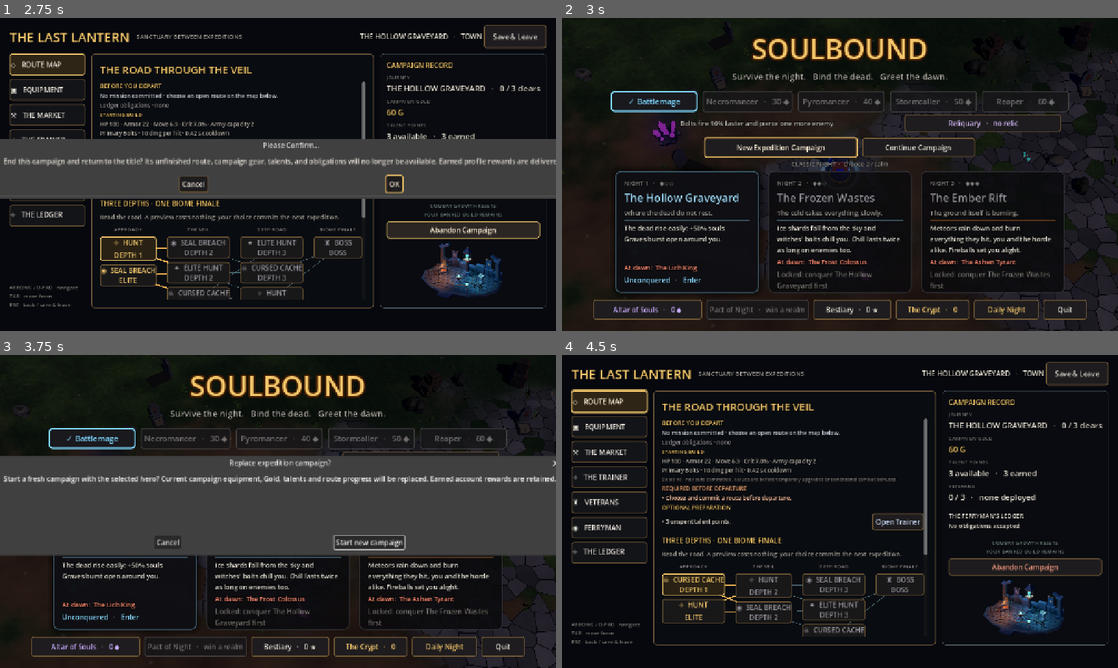
Above: before the commit, frames 1-4 (two rows, left to right).
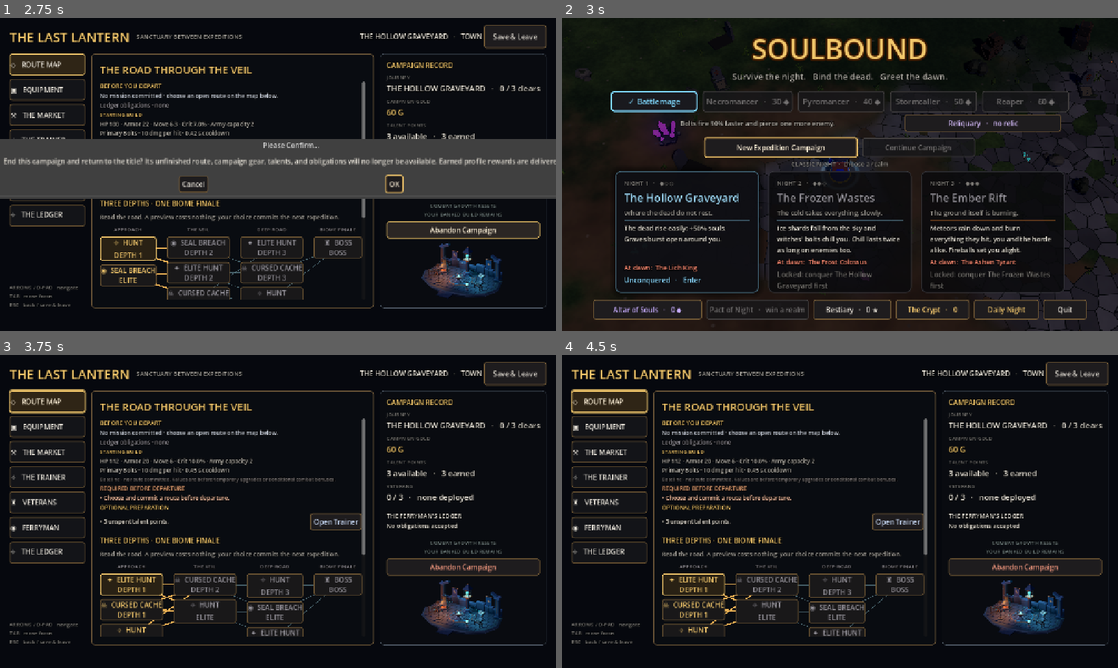
Above: after the commit, the same moments.

Repository: MarkJRogers92/ARPG
Game: Godot game, scene res://scenes/main.tscn
The game is run twice, just before and just after one commit, with the same random seed, the same clock (stepped at 60 frames per second) and the same inputs. Sound files missing from this copy of the repository are replaced by a short silence.
Inputs (mouse positions are in pixels of both pictures, inside the frame that each line leads up to):
- Up to frame 1 (2.75 s): click "New Expedition Campaign" at 0.5 s; click "Abandon Campaign" at 1.25 s; click "Abandon Campaign" at 2 s
- Up to frame 2 (3 s): click "OK" at 2.75 s
- Up to frame 3 (3.75 s): click "New Expedition Campaign" at 3.5 s
- Up to frame 4 (4.5 s): click (928, 542) at 4.25 s, where only the run before the commit has a clickable "Start new campaign"

Frame 1 is identical in both runs. In frame 2, 0.3% of the frame differs, in the area x 54-75%, y 38-45%; in frame 3, 55%, in the area x 0-100%, y 0-100%; in frame 4, 2.4%.

Commit message:
Harden campaign boundaries: close Night Market, fix abandoned Continue, stop dead receipts
- Ritual door is unavailable during campaign expeditions.
- Continue Campaign is disabled for an abandoned save; New Campaign skips the replace prompt.
- Generated operation IDs no longer store receipts (never reusable; grew the save unboundedly).
- Settlement error screen offers a forfeit-as-failure escape instead of retry-only.
- Market can buy into an empty equipment slot while the backpack is full.
- Cursed Cache toast states the extraction bonus.

Co-Authored-By: Claude Opus 5.5 <noreply@anthropic.com>
Claude-Session: https://claude.ai/code/session_01TXGejhQz8wKbyJEB7eMGQ2

Diff:
--- a/scripts/campaign/campaign_controller.gd
+++ b/scripts/campaign/campaign_controller.gd
@@ -30,6 +30,8 @@
 
 func _command(kind: String, operation_id: String, arguments: Array, action: Callable, town_only := true) -> Dictionary:
 	if state.is_empty(): return _error("No campaign is loaded.")
+	# Generated IDs are never repeated, so only caller-supplied IDs keep a receipt.
+	var keep_receipt := operation_id != ""
 	if operation_id == "": operation_id = "%s:op:%d:%s" % [state["campaign_id"], state["revision"] + 1, kind]
 	var signature := kind + ":" + var_to_str(arguments)
 	if state["receipts"].has(operation_id):
@@ -42,7 +44,7 @@
 	if not response.get("ok", false): return _error(response.get("error", "Command could not complete."))
 	response["operation_id"] = operation_id
 	response["error"] = ""
-	next["receipts"][operation_id] = {"signature": signature, "response": response.duplicate(true)}
+	if keep_receipt: next["receipts"][operation_id] = {"signature": signature, "response": response.duplicate(true)}
 	var saved := _commit(next)
 	return response if saved["ok"] else saved
 
@@ -409,7 +411,8 @@
 			if entry["id"] != stock_id: continue
 			if entry["purchased"]: return {"ok": false, "error": "That copy has already been purchased."}
 			if next["gold"] < entry["price"]: return {"ok": false, "error": "Not enough campaign Gold."}
-			if next["inventory"]["backpack"].size() >= Inventory.BACKPACK_SIZE: return {"ok": false, "error": "Make backpack space before buying."}
+			var slot_filled: bool = next["inventory"]["equipped"].has(entry["item"]["data"]["slot"])
+			if slot_filled and next["inventory"]["backpack"].size() >= Inventory.BACKPACK_SIZE: return {"ok": false, "error": "Make backpack space before buying."}
 			next["gold"] -= entry["price"]
 			entry["purchased"] = true
 			_store(next, entry["item"])
--- a/scripts/campaign/campaign_save.gd
+++ b/scripts/campaign/campaign_save.gd
@@ -9,6 +9,13 @@
 
 static func exists() -> bool:
 	return FileAccess.file_exists(path) or FileAccess.file_exists(path + ".bak") or FileAccess.file_exists(path + ".previous") or FileAccess.file_exists(path + ".rollback")
+
+## A save that Continue can open: present and not abandoned. Damaged files
+## still count so the player sees the recovery message.
+static func resumable() -> bool:
+	if not exists(): return false
+	var data := read()
+	return data.is_empty() or data.get("phase", "") != "ABANDONED"
 
 static func read() -> Dictionary:
 	last_error = ""
--- a/scripts/campaign/campaign_shell.gd
+++ b/scripts/campaign/campaign_shell.gd
@@ -63,7 +63,15 @@
 		_pending_result = {}
 		_mount_town()
 	else:
-		_show_error(response["error"], _settle_pending, "Retry saving result")
+		_show_error(response["error"], _settle_pending, "Retry saving result", _forfeit_pending, "Return to town (forfeit this result)")
+
+## Escape hatch for a result that can never validate: bank it as a failure,
+## which keeps the committed route and banked gear for a retry.
+func _forfeit_pending() -> void:
+	var forfeited := _pending_result.duplicate(true)
+	forfeited["outcome"] = "failure"
+	_pending_result = forfeited
+	_settle_pending()
 
 func _return_title() -> void:
 	_clear_view()
@@ -73,7 +81,7 @@
 	Engine.time_scale = 1.0
 	get_tree().change_scene_to_file("res://scenes/main.tscn")
 
-func _show_error(message: String, retry: Callable, button_text := "Back to title") -> void:
+func _show_error(message: String, retry: Callable, button_text := "Back to title", secondary := Callable(), secondary_text := "") -> void:
 	if _error_layer: _error_layer.free()
 	_error_layer = CanvasLayer.new()
 	_error_layer.layer = 100
@@ -111,4 +119,13 @@
 		_error_layer = null
 		retry.call_deferred())
 	box.add_child(button)
+	if secondary.is_valid():
+		var other := Button.new()
+		other.text = secondary_text
+		other.custom_minimum_size.y = 40
+		other.pressed.connect(func() -> void:
+			_error_layer.queue_free()
+			_error_layer = null
+			secondary.call_deferred())
+		box.add_child(other)
 	button.grab_focus.call_deferred()
--- a/scripts/campaign/expedition_director.gd
+++ b/scripts/campaign/expedition_director.gd
@@ -466,7 +466,7 @@
 			grunts.spawn(at + Vector2.from_angle(TAU * i / 4.0) * 3.6, _wave.hp_multiplier())
 	var hud := _main.get_node_or_null("Hud")
 	if hud:
-		hud.call("toast", "The cursed cache wakes its guardian and hungry dead.", CACHE_COLOR)
+		hud.call("toast", "The cursed cache wakes its guardian and hungry dead.  +%d G on extraction" % (50 * (int(spec.get("biome_index", 0)) + 1)), CACHE_COLOR)
 
 
 func _spawn_specialist(at: Vector2, elite: bool) -> void:
--- a/scripts/landmarks.gd
+++ b/scripts/landmarks.gd
@@ -194,6 +194,8 @@
 			if _player.stats.hp >= _player.stats.max_hp - 0.5:
 				return "you're already rested"
 		"rift":
+			if campaign_mode:
+				return "the Night Market is closed to campaign expeditions"
 			if rift == null or not rift.can_open():
 				return "it won't open with a boss so near"
 	return ""
--- a/scripts/title_screen.gd
+++ b/scripts/title_screen.gd
@@ -161,7 +161,7 @@
 	var campaign_continue := Button.new()
 	campaign_continue.text = "Continue Campaign"
 	campaign_continue.custom_minimum_size = Vector2(260, 44)
-	campaign_continue.disabled = not CampaignSave.exists()
+	campaign_continue.disabled = not CampaignSave.resumable()
 	campaign_continue.tooltip_text = "Town and results are saved. An active expedition restarts from its departure checkpoint."
 	campaign_continue.pressed.connect(func() -> void: _open_campaign(false))
 	campaigns.add_child(campaign_continue)
@@ -843,7 +843,7 @@
 
 
 func _new_campaign() -> void:
-	if not CampaignSave.exists():
+	if not CampaignSave.resumable():
 		_open_campaign(true)
 		return
 	var confirm := ConfirmationDialog.new()
